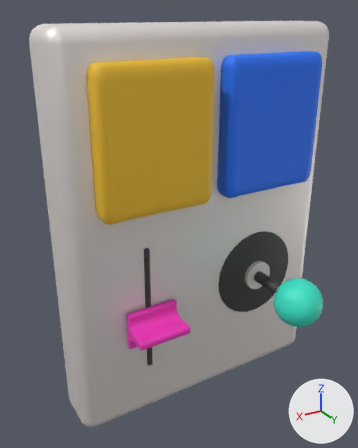
The glTF model mobile/assets/3d/configurator-color.glb as it was, and as the next commit left it.
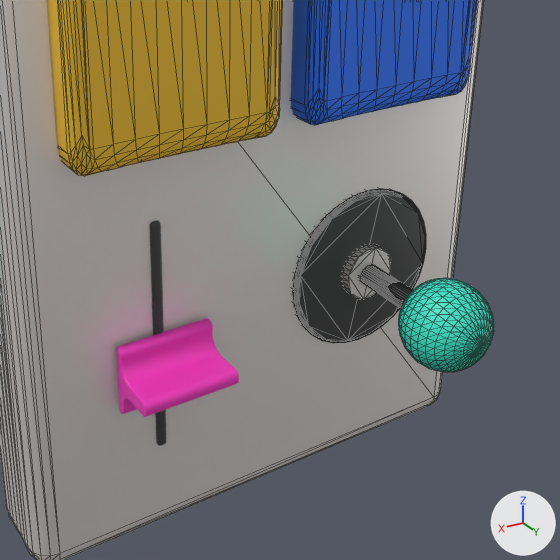
There are two pictures of each version: one whole from a camera (50 mm lens) standing at (10.74, 16.23, 7.91) and looking at (1.45, 0.73, 0.17), one close up on the part from 18% to 100% of the width and 30% to 95% of the height. Arrows for +X, +Y and +Z are at lower right; the lights stay in place. The close-ups show mesh edges as thin lines. Where no turn or scale is listed for an object, it has been applied to the vertices. Vertices at the same position are counted once.

In view in the first close-up: 'Cube.011', 'Cylinder.002', 'base', 'movements', 'next', 'prev', 'socle', 'zoom'.
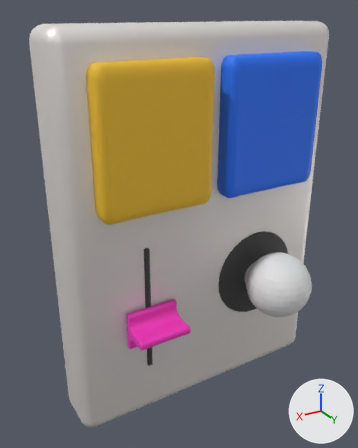
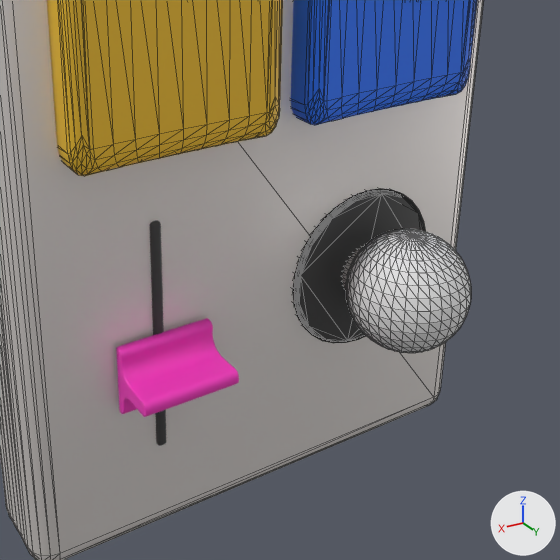
What the commit changed:
me_sphere has 546 vertices, 1084 faces and spans x -0.48..0.52, y -0.5..0.5, z -1.93..-0.01.
me_sphere is used by ob_movements; location (-2.05, 1.41, -2.72); rotation (1.571, 0.0, 0.0), in degrees (90, 0, 0); scale (1.92, 1.92, 1.92).
me_sphere no longer uses material mat_btn_green (cyan #3ce9cc).
me_sphere no longer uses material mat_dark (black #3f3f3f).
me_sphere part 1: a new loose piece, a UV sphere (32 segments, 16 rings, poles along z) spanning x -1.54..0.46, y 0.04..2.04, z -0.9..1.1.
me_sphere part 2: the loose piece of 482 vertices spanning x -0.48..0.52, y -0.5..0.5, z -1.93..-0.93 is deleted.
me_sphere part 3: the loose piece of 64 vertices spanning x -0.1..0.15, y -0.12..0.13, z -1.01..-0.01 is deleted.
Object 'movements' (ob_movements) turns from (90, 0, 0) to (0, 0, 0) degrees about x, y and z.
Object 'movements' (ob_movements) moves from (-2.05, 1.41, -2.72) to (-1.35, 1.52, -2.69).
Object 'movements' (ob_movements) is rescaled from (1.92, 1.92, 1.92) to (1.34, 1.34, 1.34).

Pixel boxes (x1, y1, x2, y2) of what changed, in the close-ups (560 x 560 px):
'movements', reshaped, moved, rescaled, turned
    before: (361, 265, 494, 372)
    after: (346, 229, 471, 353)
part 1 of me_sphere, added
    after: (346, 229, 471, 353)
part 2 of me_sphere, deleted (cyan)
    before: (398, 278, 494, 372)
part 3 of me_sphere, deleted
    before: (361, 265, 413, 308)
'Cylinder.002', unchanged, covered by the edit
    before: (343, 245, 392, 299)
    after: (343, 247, 363, 290)
